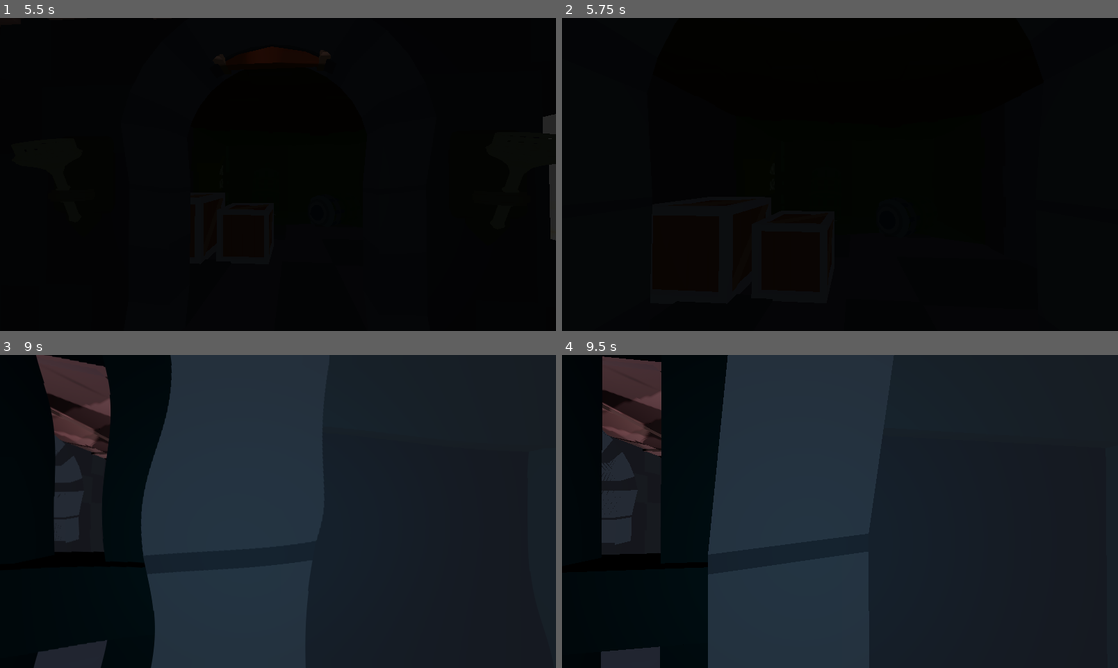
Above: before the commit, frames 1-4 (two rows, left to right).
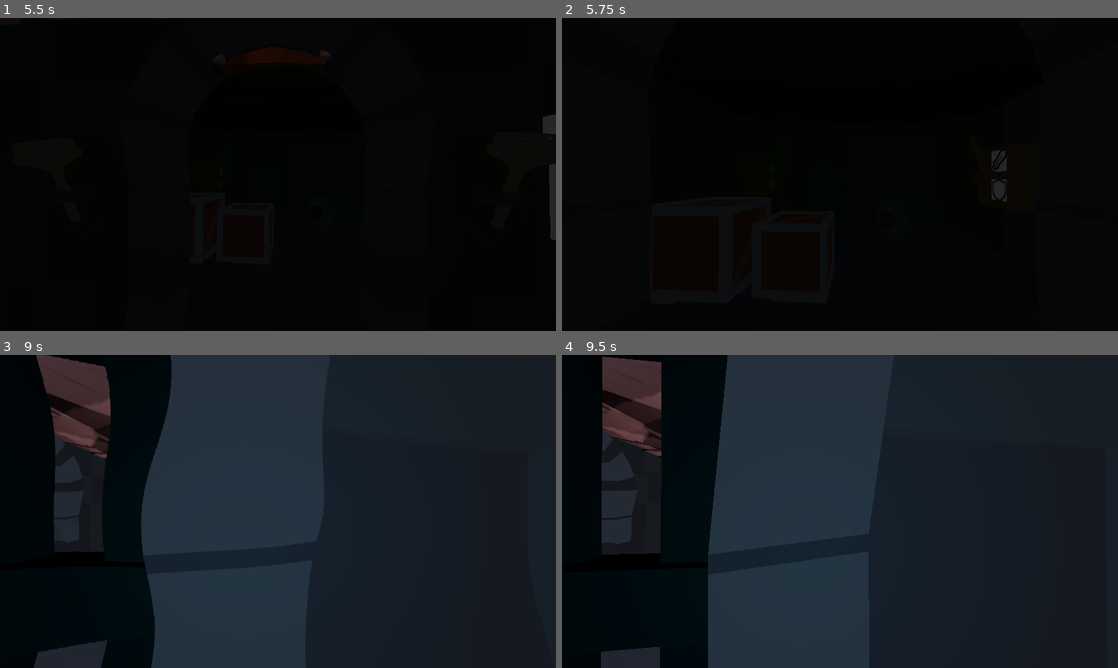
Above: after the commit, the same moments.

Repository: Kibaus/Jamsepticeye_GameJam
Game: Godot game, scene res://scenes/main.tscn
Two runs of this game, one before a commit and one after it. Both use one fixed random seed, a clock stepped at 60 frames per second and the inputs below. Sound files missing from this copy of the repository are replaced by a short silence.
Inputs (mouse positions are in pixels of both pictures, inside the frame that each line leads up to):
- Up to frame 1 (5.5 s): click "Play" at 0.5 s; tap Enter at 1.25, 2.75 s; move the mouse to (305, 174) at 1.27 s; hold W (move_forward) from 1.28 s (still down); right-click (305, 174) at 1.35 s; tap Space (jump) at 1.52, 2, 2.27, 3.5, 3.77, 4.52, 5.27 s; move the mouse to (250, 174) at 2.02 s; click (250, 174) at 2.1 s; move the mouse to (289, 168) at 2.77 s; right-click (289, 168) at 2.85 s; move the mouse to (272, 180) at 3.52 s; click (272, 180) at 3.6 s; move the mouse to (316, 177) at 4.27 s; right-click (316, 177) at 4.35 s; move the mouse to (233, 171) at 5.02 s; click (233, 171) at 5.1 s
- Up to frame 2 (5.75 s): keep holding W (move_forward)
- Up to frame 3 (9 s): move the mouse to (283, 511) at 5.77 s; right-click (283, 511) at 5.85 s; tap Enter at 6.5 s; move the mouse to (255, 505) at 6.52 s; release W (move_forward) at 6.53 s; hold D (move_right) 6.53-7.28 s; click (255, 505) at 6.6 s; tap Space (jump) at 6.77, 7.52, 8, 8.27 s; move the mouse to (305, 511) at 7.27 s; hold W (move_forward) from 7.28 s (still down); right-click (305, 511) at 7.35 s; move the mouse to (250, 511) at 8.02 s; click (250, 511) at 8.1 s; move the mouse to (289, 505) at 8.77 s; right-click (289, 505) at 8.85 s
- Up to frame 4 (9.5 s): keep holding W (move_forward)

Frame 1 is identical in both runs. In frame 2, 0.2% of the frame differs, in the area x 77-80%, y 42-59%; in frame 3, less than 0.1%; in frame 4, less than 0.1%.

Commit message:
puzzle softlock fix

Diff:
--- a/jamsepticeye-gj/scenes/game2.tscn
+++ b/jamsepticeye-gj/scenes/game2.tscn
@@ -41,7 +41,7 @@
 script = ExtResource("1_2eeft")
 a_doors = [NodePath("Door")]
 b_doors = [NodePath("GhostDoor")]
-ab_switches = [NodePath("Switch")]
+ab_switches = [NodePath("Switch2"), NodePath("Switch")]
 symbol_a = ExtResource("4_deeqb")
 symbol_b = ExtResource("5_q7h7c")
 
@@ -53,6 +53,9 @@
 
 [node name="Switch" parent="DoorSets/DoorSetRed" instance=ExtResource("8_gokrx")]
 transform = Transform3D(-4.371139e-08, 0, 1, 0, 1, 0, -1, 0, -4.371139e-08, -9.875, 1.25, 2.0625)
+
+[node name="Switch2" parent="DoorSets/DoorSetRed" instance=ExtResource("8_gokrx")]
+transform = Transform3D(1, 0, 0, 0, 1, 0, 0, 0, 1, -12.0625, 1.25, 2)
 
 [node name="DoorSetBlue" type="Node" parent="DoorSets" node_paths=PackedStringArray("a_doors", "b_doors", "ab_switches")]
 script = ExtResource("1_2eeft")
